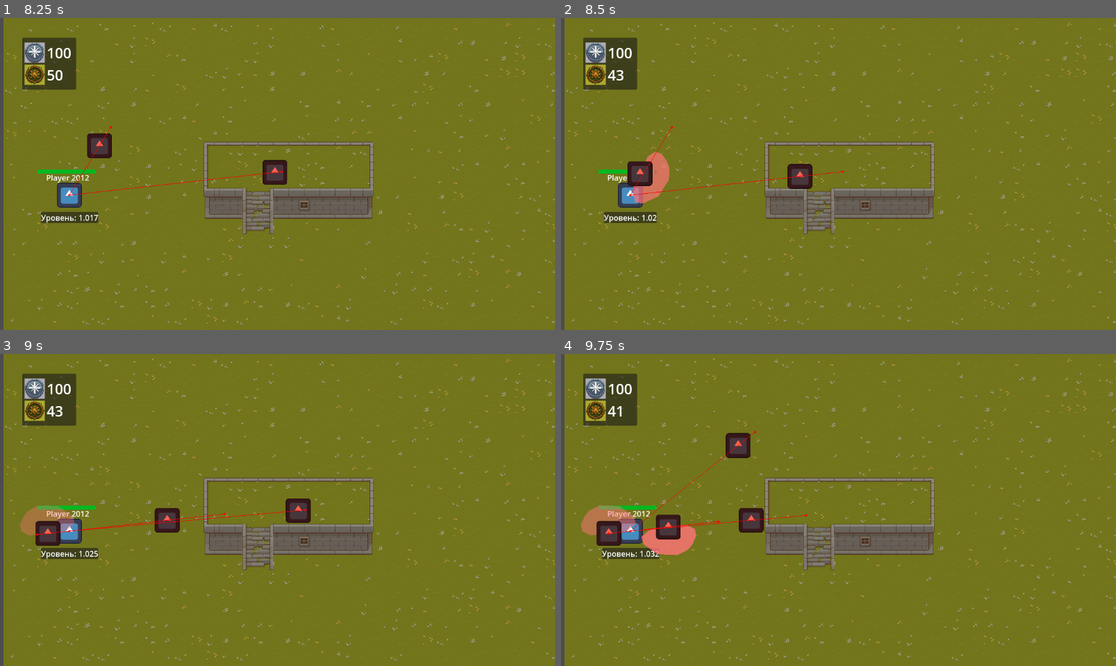
Above: before the commit, frames 1-4 (two rows, left to right).
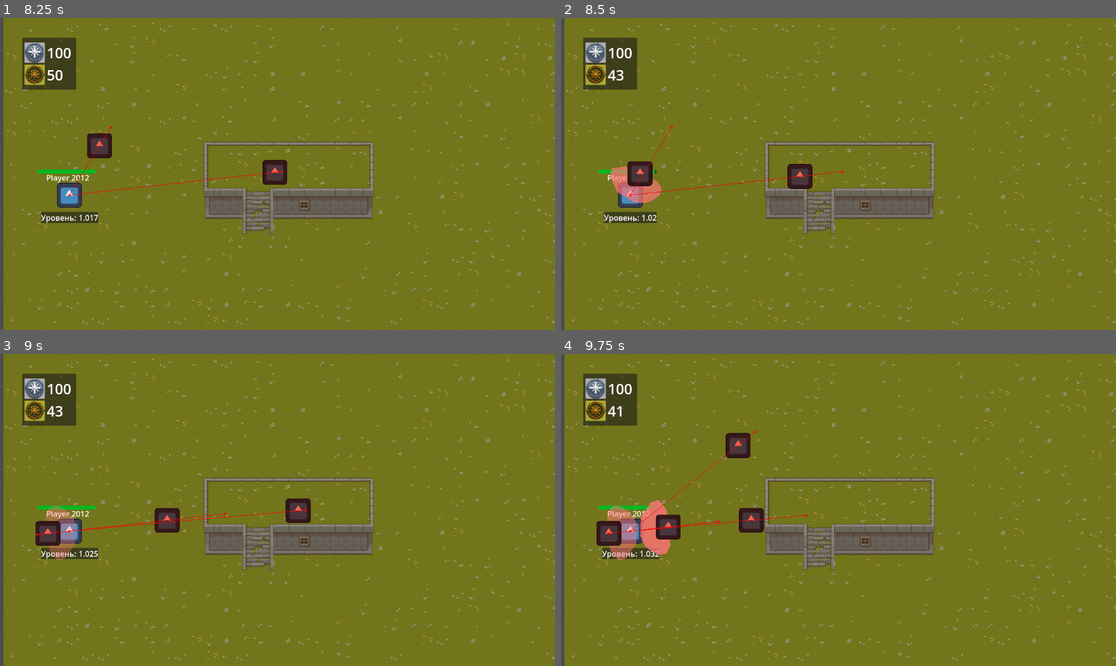
Above: after the commit, the same moments.

Repository: lunaro-4/WerewolfDestroyers
Game: Godot game, scene res://Scenes/MainMenu.tscn
Same seed, same stepped clock (60 frames per second), same inputs: the game is played once before the commit and once after it. The engine's default icon, where the game draws it, is replaced by a stand-in: a white triangle on a blue panel in a dark square.
Inputs (mouse positions are in pixels of both pictures, inside the frame that each line leads up to):
- Up to frame 1 (8.25 s): click "Новая игра" at 0.5 s; click "..." at 1.25 s; tap Enter (Suget) at 2, 5.75 s; move the mouse to (399, 158) at 2.02 s; hold Right (right, bound only after the commit) 2.03-2.75 s; click (399, 158) at 2.1 s; tap Tab (Shop) at 2.27, 7.52 s; click "Гоблин 50гр" at 2.75 s; click "Орк 100гр" at 3.5 s; click "Йети 200гр" at 4.25 s; tap Space at 5 s; drag from (166, 189) to (377, 161) at 5.02 s; move the mouse to (333, 105) at 5.77 s; hold Right (right, bound only after the commit) 5.78-6.5 s; tap Z at 5.85, 7.35 s; drag from (249, 236) to (66, 195) at 6.52 s; move the mouse to (444, 220) at 7.27 s; hold A (left, bound only after the commit) 7.28-8 s; drag from (111, 127) to (66, 195) at 8.02 s
- Up to frame 2 (8.5 s): no input
- Up to frame 3 (9 s): move the mouse to (305, 510) at 8.77 s; hold S (down, bound only after the commit) from 8.78 s (still down); tap Z at 8.85 s; click (305, 510) at 8.92 s
- Up to frame 4 (9.75 s): release S (down, bound only after the commit) at 9.5 s; drag from (755, 432) to (699, 522) at 9.52 s

Frame 1 is identical in both runs. In frame 2, 0.6% of the frame differs, in the area x 8-20%, y 42-60%; in frame 3, 0.6%; in frame 4, 1.2%, in the area x 3-25%, y 46-67%.

Commit message:
Враг активизаруется, только если цель вблизи; скелет сцены

Diff:
--- a/CustomComponents/PathfindingLogic.gd
+++ b/CustomComponents/PathfindingLogic.gd
@@ -42,6 +42,7 @@
 
 
 func makepath():
+	#print("[]")
 	if target == null:
 		target_path_vector = Vector2(0,0)
 	else:
--- a/CustomComponents/detection_area.gd
+++ b/CustomComponents/detection_area.gd
@@ -2,11 +2,14 @@
 
 
 
-@export var target: Node2D
+@export var target : Node
 
 signal target_detected
 
 func _on_area_entered(area):
+	#print("area found!", "  ", area, "  ", area.get_parent(), "  ", target)
 	if (area is HurtBoxComponent) and (area.get_parent() == target):
+		#print("area is correct1", "  ", area)
 		target_detected.emit()
+
 	pass
--- a/CustomComponents/hurt_box_component.gd
+++ b/CustomComponents/hurt_box_component.gd
@@ -12,7 +12,7 @@
 	health_component.decrease(damage)
 
 func knockback(value : float, area_owner: Node2D):
-	print(value )
+	#print(value )
 	if knockback_component:
 		knockback_component.knockback(value, area_owner.global_position)
 	pass
--- a/CustomComponents/knock_back_component.gd
+++ b/CustomComponents/knock_back_component.gd
@@ -5,5 +5,5 @@
 
 func knockback(value, enemy_pos: Vector2):
 	var to_enemy_direction : Vector2 = (enemy_pos - get_parent().position).normalized()
-	print(to_enemy_direction, "  ", value)
+	#print(to_enemy_direction, "  ", value)
 	get_parent().position = get_parent().position - to_enemy_direction*value*10
--- a/Scenes/enemy_1.tscn
+++ b/Scenes/enemy_1.tscn
@@ -1,9 +1,10 @@
-[gd_scene load_steps=9 format=3 uid="uid://bwim87x2n21w1"]
+[gd_scene load_steps=11 format=3 uid="uid://bwim87x2n21w1"]
 
 [ext_resource type="PackedScene" uid="uid://bvyo57sxna7be" path="res://Scenes/base_enemy.tscn" id="1_7lleq"]
 [ext_resource type="Script" path="res://Scripts/enemy_1.gd" id="2_akjvr"]
 [ext_resource type="Texture2D" uid="uid://cudjykfkea80j" path="res://icon.svg" id="2_qjwl3"]
 [ext_resource type="Script" path="res://Scripts/Polygon2D.gd" id="3_sm40s"]
+[ext_resource type="PackedScene" uid="uid://cb6lbhk8j2sy0" path="res://CustomComponents/detection_area.tscn" id="5_rqoiy"]
 
 [sub_resource type="RectangleShape2D" id="RectangleShape2D_cavlj"]
 size = Vector2(132, 136)
@@ -17,8 +18,12 @@
 [sub_resource type="CircleShape2D" id="CircleShape2D_xvf0a"]
 radius = 382.774
 
+[sub_resource type="CircleShape2D" id="CircleShape2D_3i77q"]
+radius = 289.389
+
 [node name="Enemy1" instance=ExtResource("1_7lleq")]
 script = ExtResource("2_akjvr")
+is_static = false
 
 [node name="HealthComponent" parent="." index="0"]
 max_health = 20
@@ -37,7 +42,7 @@
 [node name="HitBoxComponent" parent="Attacks" index="1" node_paths=PackedStringArray("hit_animation_object")]
 damage = 3.0
 hit_animation_object = NodePath("Polygon2D")
-add_rotation = 90.0
+add_rotation = 180.0
 
 [node name="CollisionShape2D" type="CollisionShape2D" parent="Attacks/HitBoxComponent" index="0"]
 position = Vector2(-45, -2.5)
@@ -60,5 +65,11 @@
 [node name="Sprite2D" parent="." index="6"]
 texture = ExtResource("2_qjwl3")
 
+[node name="DetectionArea" parent="." index="8" instance=ExtResource("5_rqoiy")]
+
+[node name="CollisionShape2D" type="CollisionShape2D" parent="DetectionArea" index="0"]
+shape = SubResource("CircleShape2D_3i77q")
+
 [connection signal="on_death" from="HealthComponent" to="." method="_on_health_component_on_death"]
 [connection signal="attack_finished" from="Attacks/AttackComponent" to="AttackArea" method="_on_attack_component_attack_finished"]
+[connection signal="target_detected" from="DetectionArea" to="." method="_on_detection_area_target_detected"]
--- a/Scenes/player_start_scene.tscn
+++ b/Scenes/player_start_scene.tscn
@@ -1,9 +1,10 @@
-[gd_scene load_steps=8 format=3 uid="uid://fw88l4xk2wtv"]
+[gd_scene load_steps=10 format=3 uid="uid://fw88l4xk2wtv"]
 
 [ext_resource type="Texture2D" uid="uid://s3c7fuducd2" path="res://Assets/Texture/TX Tileset Grass.png" id="1_mqk1x"]
 [ext_resource type="Script" path="res://Scripts/player_start_scene.gd" id="1_ogbpn"]
 [ext_resource type="Texture2D" uid="uid://d07sk3rgrldee" path="res://Assets/Texture/eart.png" id="3_c21wt"]
 [ext_resource type="PackedScene" uid="uid://dpvqt7nfeb7ek" path="res://Scenes/controlable_player_character.tscn" id="3_n2nw5"]
+[ext_resource type="PackedScene" uid="uid://bwim87x2n21w1" path="res://Scenes/enemy_1.tscn" id="5_0nt0r"]
 
 [sub_resource type="TileSetAtlasSource" id="TileSetAtlasSource_5fhag"]
 texture = ExtResource("1_mqk1x")
@@ -283,6 +284,12 @@
 sources/0 = SubResource("TileSetAtlasSource_5fhag")
 sources/1 = SubResource("TileSetAtlasSource_s7rgy")
 
+[sub_resource type="NavigationPolygon" id="NavigationPolygon_8xlpx"]
+vertices = PackedVector2Array(1389, 388, 1051, 817, 50, 807, 17, 19, 1085, -43)
+polygons = Array[PackedInt32Array]([PackedInt32Array(0, 1, 2, 3, 4)])
+outlines = Array[PackedVector2Array]([PackedVector2Array(7, 10, 41, 817, 1056, 828, 1402, 389, 1090, -54)])
+source_geometry_group_name = &"navigation_polygon_source_group"
+
 [node name="PlayerStartScene" type="Node2D"]
 script = ExtResource("1_ogbpn")
 
@@ -296,3 +303,11 @@
 
 [node name="PlayerCharacter" parent="." instance=ExtResource("3_n2nw5")]
 position = Vector2(182, 349)
+
+[node name="Enemy1" parent="." node_paths=PackedStringArray("player") instance=ExtResource("5_0nt0r")]
+position = Vector2(860, 362)
+is_static = true
+player = NodePath("../PlayerCharacter")
+
+[node name="NavigationRegion2D" type="NavigationRegion2D" parent="."]
+navigation_polygon = SubResource("NavigationPolygon_8xlpx")
--- a/Scripts/controlable_player_character.gd
+++ b/Scripts/controlable_player_character.gd
@@ -11,8 +11,40 @@
 
 
 
+const speed = 300
+
+func player_movement(_delta):
+	velocity.x = 0
+	velocity.y = 0
+	if Input.is_action_pressed("right"):
+		velocity.x +=speed
+	if Input.is_action_pressed("left"):
+		velocity.x -=speed
+	if Input.is_action_pressed("up"):
+		velocity.y -=speed
+	if Input.is_action_pressed("down"):
+		velocity.y +=speed
+
+
+
+
+	"""
+	if abs(velocity.x) + abs(velocity.y) == 0:
+		_animated_sprite.stop()
+	else:
+		_animated_sprite.play("PlayerAnimUp")
+	"""
+
+
+	move_and_slide()
+
+
+func _physics_process(delta):
+	player_movement(delta)
+
+
 func _ready():
-	attack_component.attack()
+	#attack_component.attack()
 	#$RegenerationComponent.regen_start()
 	pass
 
--- a/Scripts/enemy_1.gd
+++ b/Scripts/enemy_1.gd
@@ -11,7 +11,11 @@
 
 @onready var attack_hitbox = $Attacks/HitBoxComponent as HitBoxComponent
 
-@export var player : Player
+@onready var detection_area = $DetectionArea as DetectionArea
+
+@export var is_static := false
+
+@export var player : CharacterBody2D
 
 # Путь, по которому будет следовать сущность
 @onready var direction = pathfinder.target_path_vector
@@ -24,13 +28,17 @@
 	pathfinder.target = player
 	pathfinder.pathfinding_init()
 	attack_hitbox.ray_target = player
+	detection_area.target=player
 
 
 
-func _physics_process(_delta : float):
-	direction = pathfinder.target_path_vector
-	velocity = direction * SPEED
-	move_and_slide()
+
+func _physics_process(_delta):
+	#print(is_static)
+	if is_static == false:
+		direction = pathfinder.target_path_vector
+		velocity = direction * SPEED
+		move_and_slide()
 
 
 func _on_health_component_on_health_decrease(_value):
@@ -40,3 +48,10 @@
 
 func _on_health_component_on_death():
 	queue_free()
+
+
+func _on_detection_area_target_detected():
+	#print("go")
+	is_static = false
+	#print(is_static)
+	pass # Replace with function body.
--- a/Scripts/player_start_scene.gd
+++ b/Scripts/player_start_scene.gd
@@ -2,6 +2,8 @@
 
 
 
-# Called every frame. 'delta' is the elapsed time since the previous frame.
+
+
+
 func _process(delta):
 	pass
--- a/project.godot
+++ b/project.godot
@@ -46,6 +46,30 @@
 "events": [Object(InputEventKey,"resource_local_to_scene":false,"resource_name":"","device":-1,"window_id":0,"alt_pressed":false,"shift_pressed":false,"ctrl_pressed":false,"meta_pressed":false,"pressed":false,"keycode":0,"physical_keycode":69,"key_label":0,"unicode":101,"echo":false,"script":null)
 ]
 }
+right={
+"deadzone": 0.5,
+"events": [Object(InputEventKey,"resource_local_to_scene":false,"resource_name":"","device":0,"window_id":0,"alt_pressed":false,"shift_pressed":false,"ctrl_pressed":false,"meta_pressed":false,"pressed":false,"keycode":0,"physical_keycode":4194321,"key_label":0,"unicode":0,"echo":false,"script":null)
+, Object(InputEventKey,"resource_local_to_scene":false,"resource_name":"","device":0,"window_id":0,"alt_pressed":false,"shift_pressed":false,"ctrl_pressed":false,"meta_pressed":false,"pressed":false,"keycode":0,"physical_keycode":68,"key_label":0,"unicode":0,"echo":false,"script":null)
+]
+}
+up={
+"deadzone": 0.5,
+"events": [Object(InputEventKey,"resource_local_to_scene":false,"resource_name":"","device":0,"window_id":0,"alt_pressed":false,"shift_pressed":false,"ctrl_pressed":false,"meta_pressed":false,"pressed":false,"keycode":0,"physical_keycode":87,"key_label":0,"unicode":0,"echo":false,"script":null)
+, Object(InputEventKey,"resource_local_to_scene":false,"resource_name":"","device":0,"window_id":0,"alt_pressed":false,"shift_pressed":false,"ctrl_pressed":false,"meta_pressed":false,"pressed":false,"keycode":0,"physical_keycode":4194320,"key_label":0,"unicode":0,"echo":false,"script":null)
+]
+}
+down={
+"deadzone": 0.5,
+"events": [Object(InputEventKey,"resource_local_to_scene":false,"resource_name":"","device":0,"window_id":0,"alt_pressed":false,"shift_pressed":false,"ctrl_pressed":false,"meta_pressed":false,"pressed":false,"keycode":0,"physical_keycode":83,"key_label":0,"unicode":0,"echo":false,"script":null)
+, Object(InputEventKey,"resource_local_to_scene":false,"resource_name":"","device":0,"window_id":0,"alt_pressed":false,"shift_pressed":false,"ctrl_pressed":false,"meta_pressed":false,"pressed":false,"keycode":0,"physical_keycode":4194322,"key_label":0,"unicode":0,"echo":false,"script":null)
+]
+}
+left={
+"deadzone": 0.5,
+"events": [Object(InputEventKey,"resource_local_to_scene":false,"resource_name":"","device":0,"window_id":0,"alt_pressed":false,"shift_pressed":false,"ctrl_pressed":false,"meta_pressed":false,"pressed":false,"keycode":0,"physical_keycode":65,"key_label":0,"unicode":0,"echo":false,"script":null)
+, Object(InputEventKey,"resource_local_to_scene":false,"resource_name":"","device":0,"window_id":0,"alt_pressed":false,"shift_pressed":false,"ctrl_pressed":false,"meta_pressed":false,"pressed":false,"keycode":0,"physical_keycode":4194319,"key_label":0,"unicode":0,"echo":false,"script":null)
+]
+}
 
 [layer_names]
 
